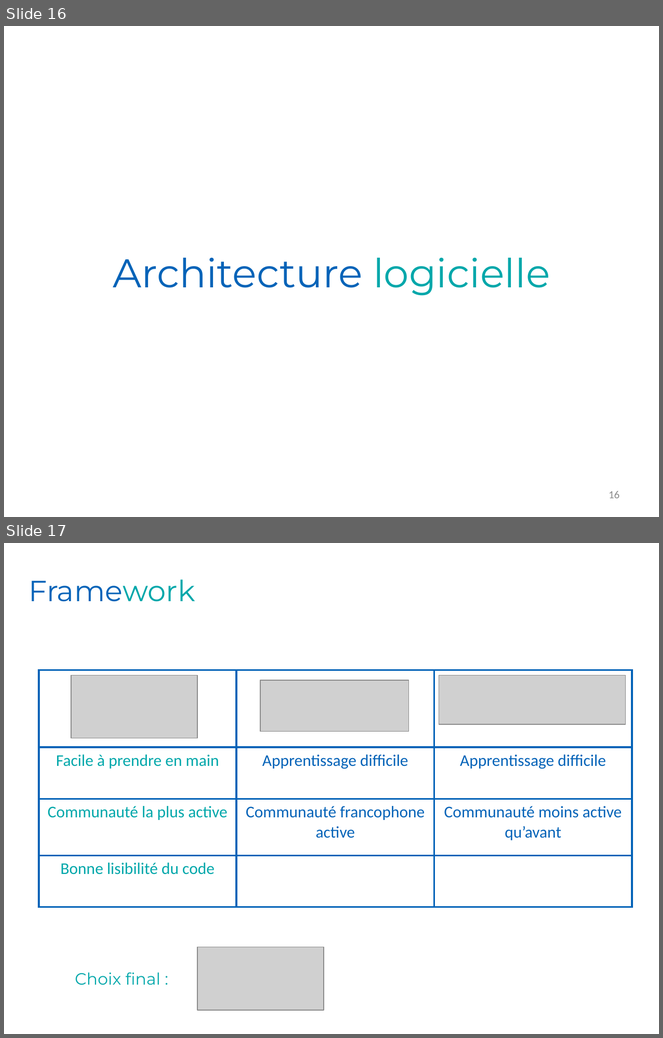
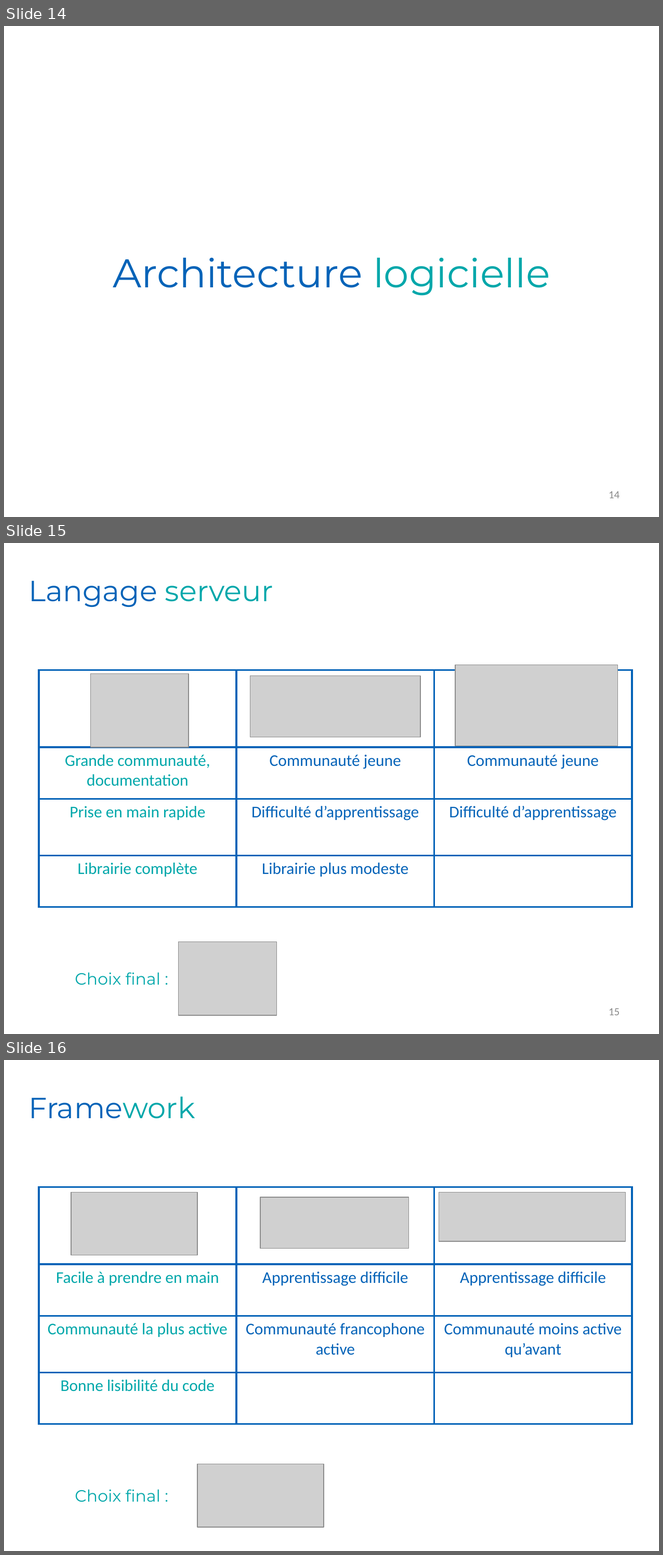
Before and after one commit to Romcol/Gutemberg-rapports, a slide deck: defense/1_project/powerpoint.pptx. Shown one above the other, each under a label of ours: slides 16 and 17 before the commit, slides 14, 15 and 16 after it. The pictures are 663x1038 and 663x1555 pixels, drawn with LibreOffice and Linux fonts; fonts in the diff are those of the drawing; grey boxes stand for pictures; background and template pictures are left out. Boxes give left, top, right and bottom in pixels: in the first picture for what was removed or moved away, otherwise in the second. Text is boxed around its words. In the diff, an @@ line names an element or a change of style, - is before the commit and + after.

```diff
--- a/defense/1_project/powerpoint.pptx
+++ b/defense/1_project/powerpoint.pptx
@@ slide 15 added at (x1=4, y1=543, x2=659, y2=1034), background picture (left out) @@
@@ text added at (x1=28, y1=580, x2=273, y2=607), 32 pt, text #0563B8 @@
+Langage serveur
@@ picture added at (x1=455, y1=665, x2=618, y2=746) @@
@@ table added at (x1=39, y1=670, x2=632, y2=908), 4 rows, 3 columns @@
+ |  | 
+Grande communauté, documentation | Communauté jeune | Communauté jeune
+Prise en main rapide | Difficulté d’apprentissage | Difficulté d’apprentissage
+Librairie complète | Librairie plus modeste | 
@@ picture added at (x1=90, y1=674, x2=189, y2=747) @@
@@ picture added at (x1=250, y1=676, x2=421, y2=737) @@
@@ picture added at (x1=179, y1=942, x2=277, y2=1015) @@
@@ text added at (x1=75, y1=973, x2=161, y2=986), 18 pt, text #00A7AA @@
+Choix final :
@@ page number added at (x1=609, y1=1008, x2=620, y2=1016), 12 pt, text #8C8C8C @@
+15
@@ what was slide 16 is now slide 14 @@
@@ page number at (x1=609, y1=491, x2=620, y2=499): text changed @@
-16
+14
@@ what was slide 17 is now slide 16 @@
```
Also in this commit, not shown: 8 slides changed, 2 slides removed.
